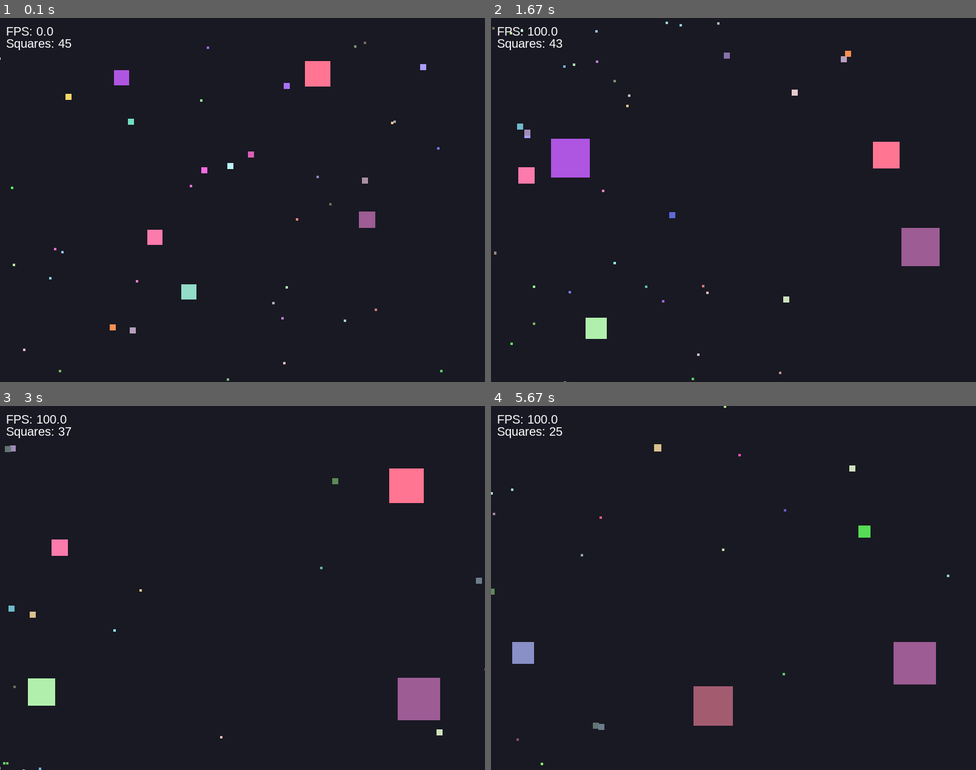
Above: before the commit, frames 1-4 (two rows, left to right).
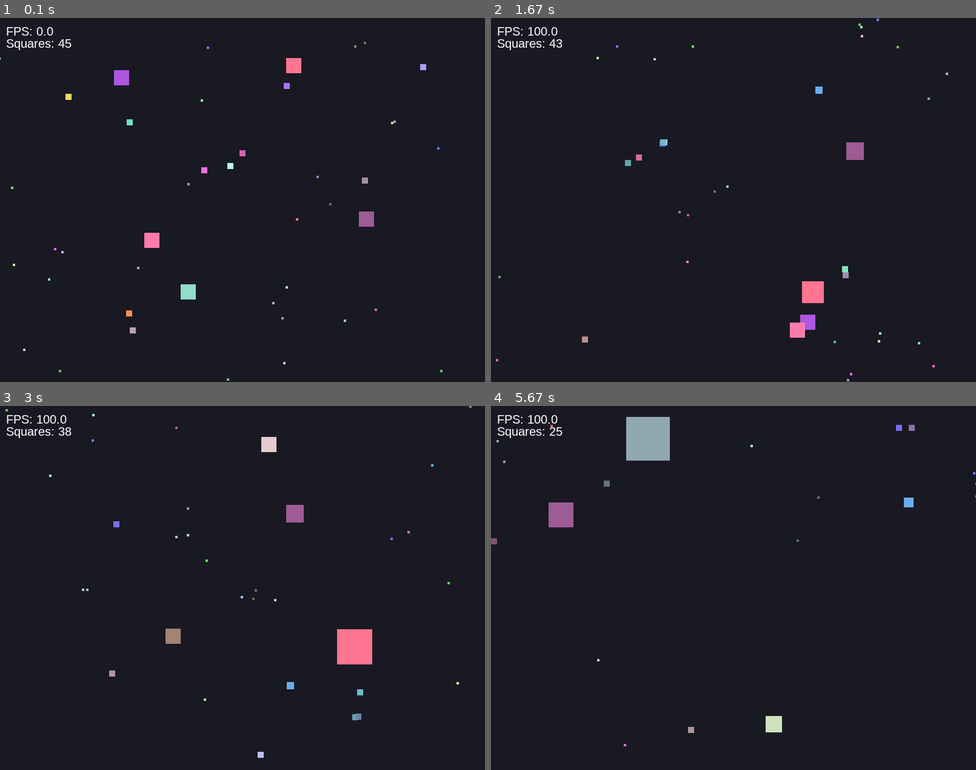
Above: after the commit, the same moments.

Repository: AbdullahSalman1/lab8-pygame
Game: pygame game, started from main_dict.py
Same seed, same stepped clock (60 frames per second), same inputs: the game is played once before the commit and once after it.
Inputs:
- Up to frame 1 (0.1 s): no input
- Up to frame 2 (1.67 s): no input
- Up to frame 3 (3 s): no input
- Up to frame 4 (5.67 s): no input

The runs differ from the first frame. In frame 1, 0.7% of the frame differs, in the area x 9-78%, y 11-86%; in frame 2, 3.7%; in frame 3, 3.8%; in frame 4, 4.1%, in the area x 0-100%, y 0-99%.

Commit message:
"exam: q9 - animated growth

Diff:
--- a/main_dict.py
+++ b/main_dict.py
@@ -1,103 +1,9 @@
+
 
 
 import random
 import pygame
 
-def check_collision(bigger: dict, smaller: dict) -> bool:
-
-    if bigger["size"] <= smaller["size"]:
-        return False
-
-    bx = bigger["x"] + bigger["size"] / 2
-    by = bigger["y"] + bigger["size"] / 2
-    sx = smaller["x"] + smaller["size"] / 2
-    sy = smaller["y"] + smaller["size"] / 2
-    dist = ((bx - sx) ** 2 + (by - sy) ** 2) ** 0.5
-    # returns true in case of collision
-
-    return dist < (bigger["size"] + smaller["size"]) / 2
-
-
-
-def calculate_distance(pos1: tuple[float, float], pos2: tuple[float, float]) -> float:
-    """Calculate the distance between two positions."""
-    dx = pos1[0] - pos2[0]
-    dy = pos1[1] - pos2[1]
-    return (dx**2 + dy**2) ** 0.5
-
-
-
-def is_close_enough(square1: dict, square2: dict, radius: float) -> bool:
-    x1 = square1["x"] + square1["size"] / 2
-    y1 = square1["y"] + square1["size"] / 2
-
-    x2 = square2["x"] + square2["size"] / 2
-    y2 = square2["y"] + square2["size"] / 2
-
-    dx = x1 - x2
-    dy = y1 - y2
-
-    distance = (dx * dx + dy * dy) ** 0.5
-
-    return distance <= radius
-
-
-def flee_away(small_square: dict, big_square: dict) -> None:
-    """
-    Update the small square's velocity to move away from the big square.
-    TODO: Change small_square's direction away from big_square.
-    """
-    small_pos = (small_square["x"] + small_square["size"] / 2, small_square["y"] + small_square["size"] / 2)
-    big_pos = (big_square["x"] + big_square["size"] / 2, big_square["y"] + big_square["size"] / 2)
-
-    dx = small_pos[0] - big_pos[0]
-    dy = small_pos[1] - big_pos[1]
-
-    distance = calculate_distance(small_pos, big_pos)
-    if distance == 0:
-        return
-
-    norm_dx = dx / distance
-    norm_dy = dy / distance
-
-    speed = ((MAX_SIZE - small_square["size"]) / (MAX_SIZE - MIN_SIZE)) * (MAX_SPEED - 1) + 1
-    small_square["vx"] = norm_dx * speed
-    small_square["vy"] = norm_dy * speed
-
-
-"""Dictionary-based Pygame demo: 10 squares move randomly on a canvas.
-
-This version uses dictionaries instead of classes/dataclasses.
-"""
-
-
-def is_expired(square: dict) -> bool:
-    current_time = pygame.time.get_ticks()
-    return current_time - square["created_at"] > square["lifespan"]
-
-
-def chase_towards(bigger_square, smaller_square):
-    # move bigger square towards smaller square
-    bigger_pos = (bigger_square["x"] + bigger_square["size"] / 2,
-                  bigger_square["y"] + bigger_square["size"] / 2)
-    smaller_pos = (smaller_square["x"] + smaller_square["size"] / 2,
-                   smaller_square["y"] + smaller_square["size"] / 2)
-
-    dx = smaller_pos[0] - bigger_pos[0]
-    dy = smaller_pos[1] - bigger_pos[1]
-
-    distance = calculate_distance(bigger_pos, smaller_pos)
-    if distance == 0:
-        return
-
-    norm_dx = dx / distance
-    norm_dy = dy / distance
-
-    base_speed = ((MAX_SIZE - bigger_square["size"]) / (MAX_SIZE - MIN_SIZE)) * (MAX_SPEED - 1) + 1
-    speed = base_speed * 1.1  # chase boost
-
-    bigger_square["vx"] = norm_dx * speed
-    bigger_square["vy"] = norm_dy * speed
 
 
 # Window and simulation constants
@@ -110,6 +16,105 @@
 MAX_SPEED = 8
 BACKGROUND_COLOR = (25, 25, 35)
 SQUARE_LIFESPAN = 1000
+GROWTH_SPEED = 500
+
+def check_collision(bigger: dict, smaller: dict) -> bool:
+
+    if bigger["size"] <= smaller["size"]:
+        return False
+
+    bx = bigger["x"] + bigger["size"] / 2
+    by = bigger["y"] + bigger["size"] / 2
+    sx = smaller["x"] + smaller["size"] / 2
+    sy = smaller["y"] + smaller["size"] / 2
+    dist = ((bx - sx) ** 2 + (by - sy) ** 2) ** 0.5
+    # returns true in case of collision
+
+    return dist < (bigger["size"] + smaller["size"]) / 2
+
+
+
+def calculate_distance(pos1: tuple[float, float], pos2: tuple[float, float]) -> float:
+    """Calculate the distance between two positions."""
+    dx = pos1[0] - pos2[0]
+    dy = pos1[1] - pos2[1]
+    return (dx**2 + dy**2) ** 0.5
+
+
+
+def is_close_enough(square1: dict, square2: dict, radius: float) -> bool:
+    x1 = square1["x"] + square1["size"] / 2
+    y1 = square1["y"] + square1["size"] / 2
+
+    x2 = square2["x"] + square2["size"] / 2
+    y2 = square2["y"] + square2["size"] / 2
+
+    dx = x1 - x2
+    dy = y1 - y2
+
+    distance = (dx * dx + dy * dy) ** 0.5
+
+    return distance <= radius
+
+
+def flee_away(small_square: dict, big_square: dict) -> None:
+    """
+    Update the small square's velocity to move away from the big square.
+    TODO: Change small_square's direction away from big_square.
+    """
+    small_pos = (small_square["x"] + small_square["size"] / 2, small_square["y"] + small_square["size"] / 2)
+    big_pos = (big_square["x"] + big_square["size"] / 2, big_square["y"] + big_square["size"] / 2)
+
+    dx = small_pos[0] - big_pos[0]
+    dy = small_pos[1] - big_pos[1]
+
+    distance = calculate_distance(small_pos, big_pos)
+    if distance == 0:
+        return
+
+    norm_dx = dx / distance
+    norm_dy = dy / distance
+
+    speed = ((MAX_SIZE - small_square["size"]) / (MAX_SIZE - MIN_SIZE)) * (MAX_SPEED - 1) + 1
+    small_square["vx"] = norm_dx * speed
+    small_square["vy"] = norm_dy * speed
+
+
+"""Dictionary-based Pygame demo: 10 squares move randomly on a canvas.
+
+This version uses dictionaries instead of classes/dataclasses.
+"""
+
+
+def is_expired(square: dict) -> bool:
+    current_time = pygame.time.get_ticks()
+    return current_time - square["created_at"] > square["lifespan"]
+
+
+def chase_towards(bigger_square, smaller_square):
+    # move bigger square towards smaller square
+    bigger_pos = (bigger_square["x"] + bigger_square["size"] / 2,
+                  bigger_square["y"] + bigger_square["size"] / 2)
+    smaller_pos = (smaller_square["x"] + smaller_square["size"] / 2,
+                   smaller_square["y"] + smaller_square["size"] / 2)
+
+    dx = smaller_pos[0] - bigger_pos[0]
+    dy = smaller_pos[1] - bigger_pos[1]
+
+    distance = calculate_distance(bigger_pos, smaller_pos)
+    if distance == 0:
+        return
+
+    norm_dx = dx / distance
+    norm_dy = dy / distance
+
+    base_speed = ((MAX_SIZE - bigger_square["size"]) / (MAX_SIZE - MIN_SIZE)) * (MAX_SPEED - 1) + 1
+    speed = base_speed * 1.1  # chase boost
+
+    bigger_square["vx"] = norm_dx * speed
+    bigger_square["vy"] = norm_dy * speed
+
+
 
 
 
@@ -236,6 +241,7 @@
         squares = new_squares
 
 
+
         eaten_indices = set()
         respawn_list = []
         eaten_pairs = []
@@ -248,21 +254,39 @@
                     respawn_list.append(small["size"])
                     eaten_pairs.append((i, small["size"]))
 
-
-        # Predator grows after eating and speed is adjusted
+        # Predator grows after eating, but animated over GROWTH_SPEED
+        now = pygame.time.get_ticks()
         for predator_idx, prey_size in eaten_pairs:
             predator = squares[predator_idx]
-            # Grow by 50% of prey's size, capped at MAX_SIZE
             growth = 0.5 * prey_size
-            predator["size"] = min(predator["size"] + growth, MAX_SIZE)
-            # Adjust speed: bigger = slower
-            speed = ((MAX_SIZE - predator["size"]) / (MAX_SIZE - MIN_SIZE)) * (MAX_SPEED - 1) + 1
-            # Keep direction, adjust magnitude
-            v_norm = (predator["vx"] ** 2 + predator["vy"] ** 2) ** 0.5
-            if v_norm != 0:
-                scale = speed / v_norm
-                predator["vx"] *= scale
-                predator["vy"] *= scale
+            target_size = min(predator["size"] + growth, MAX_SIZE)
+            # Start animated growth
+            predator["growth_start_size"] = predator["size"]
+            predator["growth_target"] = target_size
+            predator["growth_start_time"] = now
+
+        # Animate growth for all squares with a growth_target
+        for square in squares:
+            if "growth_target" in square:
+                start_size = square["growth_start_size"]
+                target_size = square["growth_target"]
+                start_time = square["growth_start_time"]
+                elapsed = now - start_time
+                if elapsed >= GROWTH_SPEED:
+                    square["size"] = target_size
+                    del square["growth_target"]
+                    del square["growth_start_size"]
+                    del square["growth_start_time"]
+                else:
+                    t = elapsed / GROWTH_SPEED
+                    square["size"] = start_size + (target_size - start_size) * t
+
+                speed = ((MAX_SIZE - square["size"]) / (MAX_SIZE - MIN_SIZE)) * (MAX_SPEED - 1) + 1
+                v_norm = (square["vx"] ** 2 + square["vy"] ** 2) ** 0.5
+                if v_norm != 0:
+                    scale = speed / v_norm
+                    square["vx"] *= scale
+                    square["vy"] *= scale
 
 
         new_squares2 = []
@@ -272,6 +296,10 @@
         for orig_size in respawn_list:
             sq = create_square()
             sq["size"] = orig_size
+            # Ensure respawned squares do not have growth state
+            for k in ["growth_target", "growth_start_size", "growth_start_time"]:
+                if k in sq:
+                    del sq[k]
             new_squares2.append(sq)
         squares = new_squares2
 
